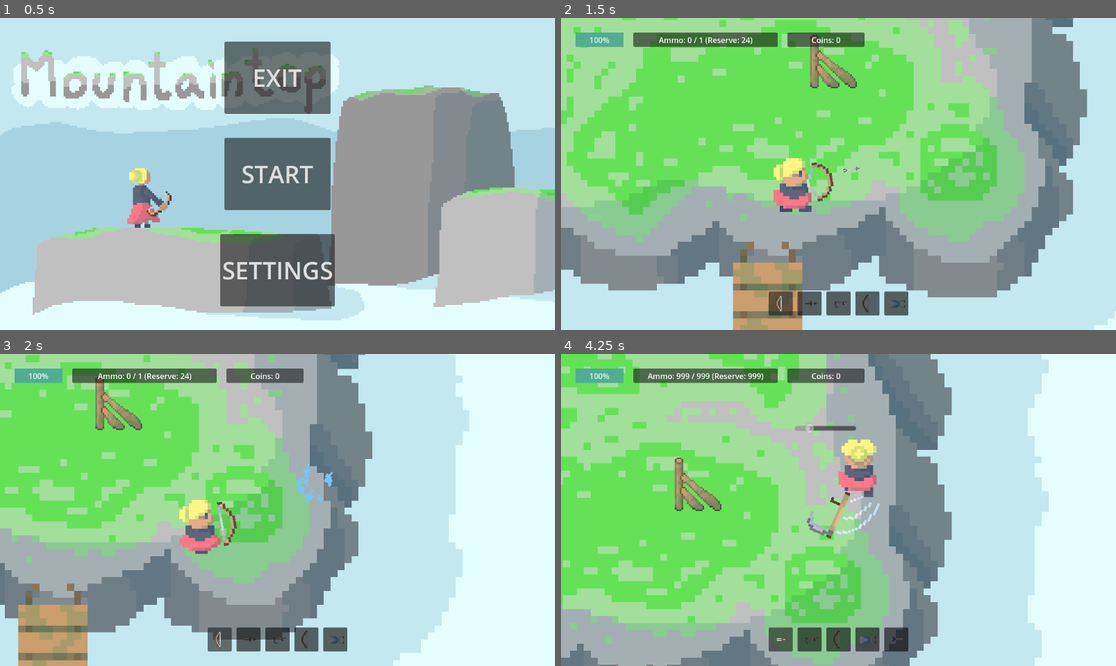
Above: before the commit, frames 1-4 (two rows, left to right).
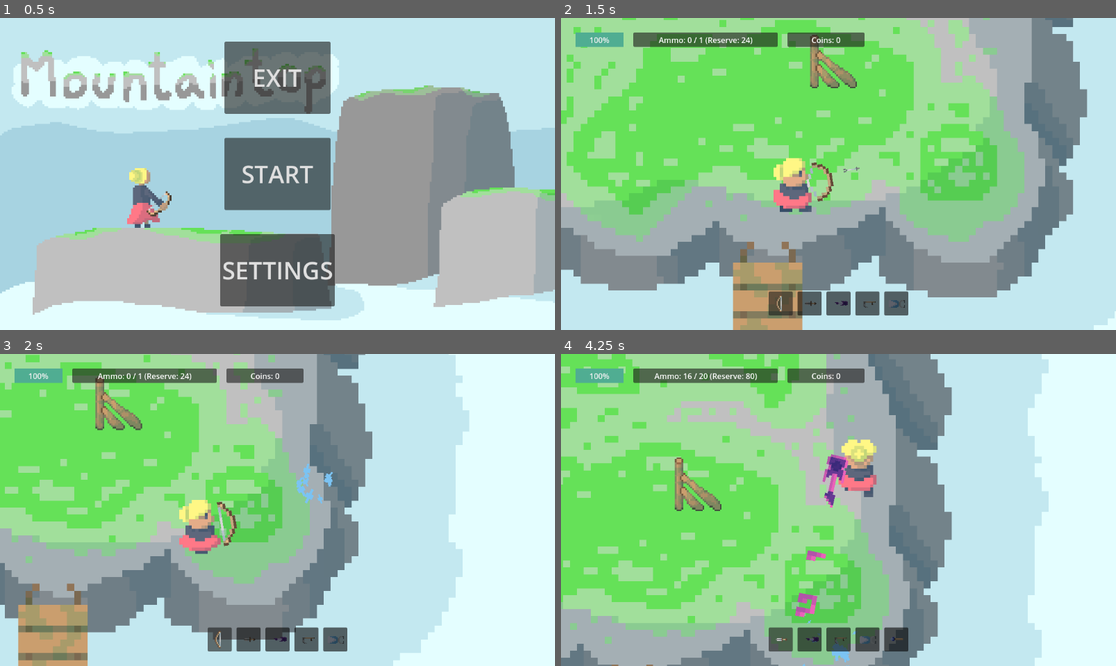
Above: after the commit, the same moments.

Repository: Kryzi/Eksamens-projekt
Game: Godot game, scene res://scenes/main_menu/main_menu.tscn
Same seed, same stepped clock (60 frames per second), same inputs: the game is played once before the commit and once after it. The engine's default icon, where the game draws it, is replaced by a stand-in: a white triangle on a blue panel in a dark square. Sound files missing from this copy of the repository are replaced by a short silence.
Inputs (mouse positions are in pixels of both pictures, inside the frame that each line leads up to):
- Up to frame 1 (0.5 s): no input
- Up to frame 2 (1.5 s): click "START" at 0.5 s; move the mouse to (960, 158) at 1.27 s; press the mouse at (960, 158) at 1.28 s; hold D (Right) from 1.28 s (still down); tap 0 (0) at 1.35 s
- Up to frame 3 (2 s): keep holding D (Right)
- Up to frame 4 (4.25 s): move the mouse to (727, 525) at 2.02 s; release D (Right) at 2.03 s; release the mouse at (727, 525) at 2.03 s; hold S (Down) 2.03-2.78 s; click (727, 525) at 2.1 s; tap X (x) at 2.3, 2.85 s; move the mouse to (894, 441) at 2.77 s; hold D (Right) 2.78-3.53 s; tap 0 (0) at 3.05, 3.6 s; move the mouse to (810, 572) at 3.52 s; hold W (Up) from 3.53 s (still down); click (810, 572) at 3.8 s

Frame 1 is identical in both runs. In frame 2, less than 0.1% of the frame differs, in the area x 49-57%, y 88-95%; in frame 3, less than 0.1%; in frame 4, 1.7%, in the area x 15-58%, y 6-100%.

Commit message:
Guitar næsten færdig

Diff:
--- a/scenes/main/player.tscn
+++ b/scenes/main/player.tscn
@@ -220,9 +220,10 @@
 
 [node name="BasicKnife" parent="Weapon" instance=ExtResource("20_y8slu")]
 
+[node name="rockguitar" parent="Weapon" instance=ExtResource("26_3td7x")]
+metadata/IconId = "RockGuitar"
+
 [node name="Le" parent="Weapon" instance=ExtResource("26_5rb1q")]
-
-[node name="rockguitar" parent="Weapon" instance=ExtResource("26_3td7x")]
 
 [node name="IsKanon" parent="Weapon" instance=ExtResource("26_klgc6")]
 
--- a/scenes/ui/hud.tscn
+++ b/scenes/ui/hud.tscn
@@ -11,6 +11,7 @@
 [ext_resource type="Texture2D" uid="uid://bdg2ds0brm88q" path="res://sprites/vaaben/ranged/ild_stav/ild-stav_idle.png" id="9_hfavo"]
 [ext_resource type="Texture2D" uid="uid://bim84cp6kchdj" path="res://sprites/vaaben/ranged/is_kannon/is-kannon_idle.png" id="10_4dxx1"]
 [ext_resource type="Texture2D" uid="uid://eoaedts82ej4" path="res://sprites/vaaben/melee/le/le_idle.png" id="11_pyufq"]
+[ext_resource type="Texture2D" uid="uid://dkvlsoqapoya4" path="res://sprites/vaaben/ranged/rockguitar/rockguitar_idle.png" id="12_7wxm8"]
 
 [sub_resource type="StyleBoxFlat" id="StyleBoxFlat_mlwpy"]
 bg_color = Color(0.816006, 0.491452, 0.548551, 1)
@@ -229,6 +230,13 @@
 offset_bottom = 45.0
 texture = ExtResource("11_pyufq")
 
+[node name="RockGuitarIcon" type="TextureRect" parent="Control/MarginContainer/Inventory/WeaponIcons"]
+offset_left = 5.0
+offset_top = 5.0
+offset_right = 45.0
+offset_bottom = 45.0
+texture = ExtResource("12_7wxm8")
+
 [node name="EndScreenPanel" type="Panel" parent="Control"]
 unique_name_in_owner = true
 custom_minimum_size = Vector2(300, 200)
--- /dev/null
+++ b/scenes/weapons/rock_guitar/rock_guitar_projectile.tscn
@@ -0,0 +1,24 @@
+[gd_scene load_steps=5 format=3 uid="uid://ds6u0si4rn8iw"]
+
+[ext_resource type="Script" path="res://scripts/weapons/basic_projectile.gd" id="1_wncvv"]
+[ext_resource type="PackedScene" uid="uid://cj0f648go87mm" path="res://scenes/weapons/basic_bow/arrow_particle.tscn" id="2_5xvlh"]
+[ext_resource type="Texture2D" uid="uid://cgdtvp2d802wh" path="res://sprites/vaaben/ranged/rockguitar/node-1_rockguitar.png" id="3_xccol"]
+
+[sub_resource type="RectangleShape2D" id="RectangleShape2D_nw6fo"]
+size = Vector2(42, 37)
+
+[node name="RockGuitarProjectile" type="Area2D" groups=["projectile"]]
+script = ExtResource("1_wncvv")
+BulletSpeed = 450
+Particle = ExtResource("2_5xvlh")
+
+[node name="Sprite2D" type="Sprite2D" parent="."]
+scale = Vector2(8, 8)
+texture = ExtResource("3_xccol")
+flip_h = true
+
+[node name="CollisionShape2D" type="CollisionShape2D" parent="."]
+position = Vector2(24, 4.5)
+shape = SubResource("RectangleShape2D_nw6fo")
+
+[connection signal="body_entered" from="." to="." method="_on_body_entered"]
--- a/scenes/weapons/rock_guitar/rockguitar.tscn
+++ b/scenes/weapons/rock_guitar/rockguitar.tscn
@@ -1,23 +1,36 @@
-[gd_scene load_steps=6 format=3 uid="uid://oruuej8gtlva"]
+[gd_scene load_steps=10 format=3 uid="uid://oruuej8gtlva"]
 
 [ext_resource type="Script" path="res://scripts/weapons/special_weapons/rockguitar.gd" id="1_81che"]
-[ext_resource type="Texture2D" uid="uid://cxdktks84mnsy" path="res://icon.svg" id="1_qmpw6"]
-[ext_resource type="PackedScene" uid="uid://cramhe6rm2cu1" path="res://scenes/weapons/basic_bow/basic_arrow_projectile.tscn" id="2_r0ilt"]
+[ext_resource type="PackedScene" uid="uid://ds6u0si4rn8iw" path="res://scenes/weapons/rock_guitar/rock_guitar_projectile.tscn" id="2_6tjmc"]
+[ext_resource type="Texture2D" uid="uid://x2hjcybr05yb" path="res://sprites/vaaben/ranged/rockguitar/rockguitar_angreb-1.png" id="3_jw2yb"]
+[ext_resource type="Texture2D" uid="uid://byqm8ge3k23d0" path="res://sprites/vaaben/ranged/rockguitar/rockguitar_angreb-2.png" id="4_jvup8"]
 [ext_resource type="AudioStream" uid="uid://ptfy2pi086ts" path="res://sounds/bow_sound.mp3" id="5_r3xxl"]
+[ext_resource type="Texture2D" uid="uid://djg44dbqe5xcl" path="res://sprites/vaaben/ranged/rockguitar/rockguitar_angreb-3.png" id="5_xx18l"]
+[ext_resource type="Texture2D" uid="uid://bral208pordv6" path="res://sprites/vaaben/ranged/rockguitar/rockguitar_angreb-4.png" id="6_btmvs"]
+[ext_resource type="Texture2D" uid="uid://dkvlsoqapoya4" path="res://sprites/vaaben/ranged/rockguitar/rockguitar_idle.png" id="7_4s4g5"]
 
 [sub_resource type="SpriteFrames" id="SpriteFrames_5fotg"]
 animations = [{
 "frames": [{
 "duration": 1.0,
-"texture": ExtResource("1_qmpw6")
+"texture": ExtResource("3_jw2yb")
+}, {
+"duration": 1.0,
+"texture": ExtResource("4_jvup8")
+}, {
+"duration": 1.0,
+"texture": ExtResource("5_xx18l")
+}, {
+"duration": 1.0,
+"texture": ExtResource("6_btmvs")
 }],
-"loop": true,
+"loop": false,
 "name": &"Attack",
 "speed": 5.0
 }, {
 "frames": [{
 "duration": 1.0,
-"texture": ExtResource("1_qmpw6")
+"texture": ExtResource("7_4s4g5")
 }],
 "loop": true,
 "name": &"Idle",
@@ -27,23 +40,28 @@
 [node name="rockguitar" type="Node2D" node_paths=PackedStringArray("WeaponSound")]
 scale = Vector2(1.5, 1.5)
 script = ExtResource("1_81che")
-Bullet = ExtResource("2_r0ilt")
+Bullet = ExtResource("2_6tjmc")
 Firerate = 0.3
 autofire = true
 damage = 4
-WeaponSound = NodePath("BowSound")
+WeaponSound = NodePath("GuitarSound")
 magSize = 20
 maxAmmo = 80
 reloadTime = 1.5
-metadata/IconId = "BasicBow"
+metadata/IconId = "RockGuitar"
 
 [node name="AnimatedSprite2D" type="AnimatedSprite2D" parent="."]
-scale = Vector2(0.166667, 0.229167)
+position = Vector2(32.6667, 0)
+scale = Vector2(3, 3)
 sprite_frames = SubResource("SpriteFrames_5fotg")
 animation = &"Attack"
+frame = 3
+frame_progress = 1.0
+flip_h = true
 
 [node name="ShootingPoint" type="Marker2D" parent="."]
+position = Vector2(41.3333, -2.66667)
 
-[node name="BowSound" type="AudioStreamPlayer" parent="."]
+[node name="GuitarSound" type="AudioStreamPlayer" parent="."]
 stream = ExtResource("5_r3xxl")
 volume_db = 8.0
--- a/scripts/weapons/special_weapons/rockguitar.gd
+++ b/scripts/weapons/special_weapons/rockguitar.gd
@@ -118,6 +118,17 @@
 
 
 		var bullet = Bullet.instantiate()
+		if i == 0:
+			bullet.get_child(0).texture = load("res://sprites/vaaben/ranged/rockguitar/node-2_rockguitar.png")
+		elif i == 1:
+			bullet.get_child(0).texture = load("res://sprites/vaaben/ranged/rockguitar/node-1_rockguitar.png")
+		elif i == 2:
+			bullet.get_child(0).texture = load("res://sprites/vaaben/ranged/rockguitar/node-3_rockguitar.png")
+		elif i == 3:
+			bullet.get_child(0).texture = load("res://sprites/vaaben/ranged/rockguitar/node-1_rockguitar.png")
+
+
+
 		bullet.global_position = $ShootingPoint.global_position
 		bullet.rotation = rotation
 		bullet.targetPos = mouse_pos  + offset
--- a/scripts/weapons/special_weapons/water_bullet.gd
+++ b/scripts/weapons/special_weapons/water_bullet.gd
@@ -44,7 +44,7 @@
 		particle.texture = vand_partikel_1_texture
 	elif i == 1:
 		particle.texture = vand_partikel_2_texture
-	elif i == 3:
+	elif i == 2:
 		particle.texture = vand_partikel_3_texture
 
 
Not shown: 1 places in scenes/ui/hud.tscn that only renumber resources
